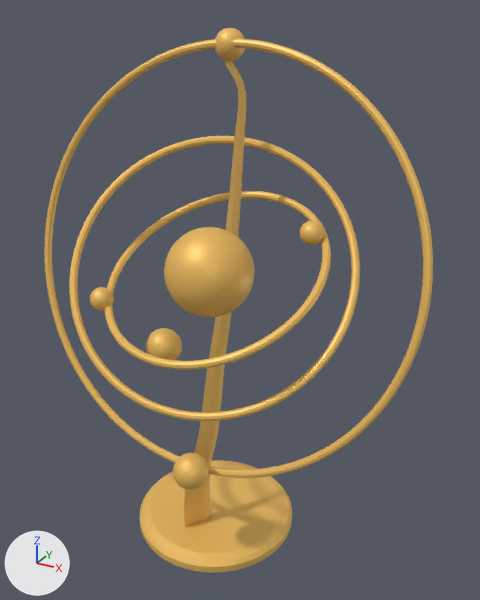
A saved change to the glTF model public/assets/models/physics.glb.
One viewpoint serves both versions: a 50 mm lens placed at (0.602, -0.992, 0.531), pointed at (0.039, 0.031, 0.02). Every picture has the same lights, and +X, +Y and +Z are marked at lower left. The first picture is the older version. Where no turn or scale is listed for an object, it has been applied to the vertices.

The first picture shows 'physics_part_00', 'physics_part_01', 'physics_part_02', 'physics_part_03', 'physics_part_04', 'physics_part_05', 'physics_part_07', 'physics_part_08', 'physics_part_09', 'physics_part_10', 'physics_part_11'.
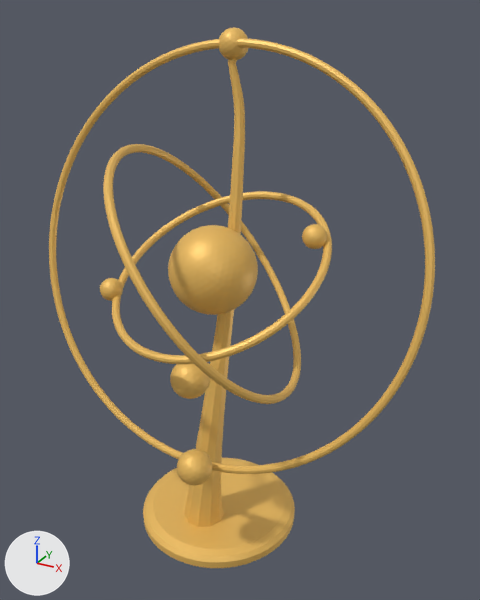
ob_physics__fit is not drawn itself; it is the parent of ob_physics__orient.

Where the newer file only moved an object's origin or applied its transform, the numbers keep the older frame.

Pixel boxes (x1, y1, x2, y2) of what changed, in the pictures (480 x 600 px):
'physics_part_04', moved
    before: (44, 38, 433, 478)
    after: (49, 38, 435, 474)
'physics_part_05', turned
    before: (69, 136, 360, 421)
    after: (103, 144, 301, 404)
'physics_part_00', moved
    before: (140, 460, 292, 573)
    after: (143, 458, 295, 568)
'physics_part_03', turned
    before: (104, 191, 331, 370)
    after: (112, 191, 332, 364)
'physics_part_01', reshaped, moved, rescaled
    before: (184, 60, 246, 527)
    after: (184, 60, 245, 527)
'physics_part_02', moved
    before: (164, 227, 255, 317)
    after: (168, 225, 258, 315)
'physics_part_11', moved
    before: (145, 328, 182, 360)
    after: (170, 364, 210, 399)
'physics_part_10', moved
    before: (173, 453, 209, 490)
    after: (177, 449, 212, 486)
'physics_part_07', moved
    before: (215, 28, 245, 61)
    after: (219, 27, 248, 60)
'physics_part_09', moved
    before: (90, 287, 114, 311)
    after: (100, 278, 123, 301)
'physics_part_08', moved
    before: (300, 221, 324, 245)
    after: (302, 224, 327, 249)

Diff of the bpy script that builds the scene:
```diff
--- a/public/assets/models/physics.glb.py
+++ b/public/assets/models/physics.glb.py
@@ me_physics_part_05 @@
-me_physics_part_05.from_pydata(...)  # 2200 vertices, 4400 faces; spans x -0.266..0.266, y -0.179..0.179, z -0.219..0.219
+me_physics_part_05.from_pydata(...)  # 2200 vertices, 4400 faces; spans x -0.179..0.179, y -0.266..0.266, z -0.219..0.219
+# me_physics_part_05 part 1: the whole mesh is turned 90 degrees about the z axis through its middle
 me_physics_part_05.materials.append(mat_museum_gold)
@@ me_physics_part_03 @@
-me_physics_part_03.from_pydata(...)  # 2200 vertices, 4400 faces; spans x -0.219..0.219, y -0.193..0.193, z -0.11..0.11
+me_physics_part_03.from_pydata(...)  # 2200 vertices, 4400 faces; spans x -0.216..0.218, y -0.184..0.207, z -0.11..0.11
+# me_physics_part_03 part 2: the whole mesh is turned -10 degrees about the z axis through its middle, then moved by (0.001, 0.012, 0.0)
 me_physics_part_03.materials.append(mat_museum_gold)
@@ me_physics_part_01 @@
 # used by ob_physics_part_01; parent = ob_world; location = (0.0377, -1.18, 0.031); scale = (1.14, 1.14, 1.14)
-me_physics_part_01.from_pydata(...)  # 656 vertices, 1308 faces; spans x -0.24..0.24, y -1.0..1.0, z -0.09..0.09
+me_physics_part_01.from_pydata(...)  # 2892 vertices, 5780 faces; spans x -0.21..0.21, y -1.0..1.0, z -0.11..0.11
+# me_physics_part_01 part 3: 20 vertices moved within x -0.18..0.21, y -0.98..0.99, z -0.07..0.08; 604 vertices removed from x -0.24..0.24, y -1.0..1.0, z -0.09..0.09; 2840 vertices added at x -0.21..0.21, y -1.0..1.0, z -0.11..0.11
 me_physics_part_01.materials.append(mat_museum_gold)
@@ ob_physics__fit @@
 ob_physics__fit = bpy.data.objects.new('physics__fit', None)
-ob_physics__fit.location = (0.000647, -0.00792, -0.5)
+ob_physics__fit.location = (0.000647, 0.00504, -0.5)
 ob_physics__fit.scale = (0.409, 0.409, 0.409)
@@ ob_physics_part_11 @@
 ob_physics_part_11 = bpy.data.objects.new('physics_part_11', me_physics_part_11)
-ob_physics_part_11.location = (-0.106, -0.023, -0.091)
+ob_physics_part_11.location = (0.01, -0.106, -0.091)
@@ ob_physics_part_10 @@
 ob_physics_part_10 = bpy.data.objects.new('physics_part_10', me_physics_part_10)
-ob_physics_part_10.location = (0.038, -0.156, -0.255)
+ob_physics_part_10.location = (0.038, -0.143, -0.255)
@@ ob_physics_part_09 @@
 ob_physics_part_09 = bpy.data.objects.new('physics_part_09', me_physics_part_09)
-ob_physics_part_09.location = (-0.187, -0.102, 0.026)
+ob_physics_part_09.location = (-0.201, -0.056, 0.026)
@@ ob_physics_part_08 @@
 ob_physics_part_08 = bpy.data.objects.new('physics_part_08', me_physics_part_08)
-ob_physics_part_08.location = (0.159, 0.082, 0.158)
+ob_physics_part_08.location = (0.172, 0.065, 0.158)
@@ ob_physics_part_07 @@
 ob_physics_part_07 = bpy.data.objects.new('physics_part_07', me_physics_part_07)
-ob_physics_part_07.location = (-0.021, 0.104, 0.472)
+ob_physics_part_07.location = (-0.021, 0.117, 0.472)
@@ ob_physics_part_05 @@
 ob_physics_part_05 = bpy.data.objects.new('physics_part_05', me_physics_part_05)
-ob_physics_part_05.location = (0.0, -0.013, 0.086)
+ob_physics_part_05.location = (0.0, 0.0, 0.086)
@@ ob_physics_part_04 @@
 ob_physics_part_04 = bpy.data.objects.new('physics_part_04', me_physics_part_04)
-ob_physics_part_04.location = (0.0, -0.009, 0.096)
+ob_physics_part_04.location = (0.0, 0.004, 0.096)
@@ ob_physics_part_02 @@
 ob_physics_part_02 = bpy.data.objects.new('physics_part_02', me_physics_part_02)
-ob_physics_part_02.location = (-0.005, -0.006, 0.081)
+ob_physics_part_02.location = (-0.005, 0.007, 0.081)
@@ ob_physics_part_01 @@
 ob_physics_part_01.parent = ob_world
-ob_physics_part_01.location = (0.0377, -1.18, 0.031)
-ob_physics_part_01.scale = (1.14, 1.14, 1.14)
+ob_physics_part_01.location = (0.0174, -1.167, 0.00821)
+ob_physics_part_01.scale = (1.15, 1.15, 1.15)
@@ ob_physics_part_00 @@
 ob_physics_part_00 = bpy.data.objects.new('physics_part_00', me_physics_part_00)
-ob_physics_part_00.location = (0.001, -0.008, -0.479)
+ob_physics_part_00.location = (0.001, 0.005, -0.479)
```
